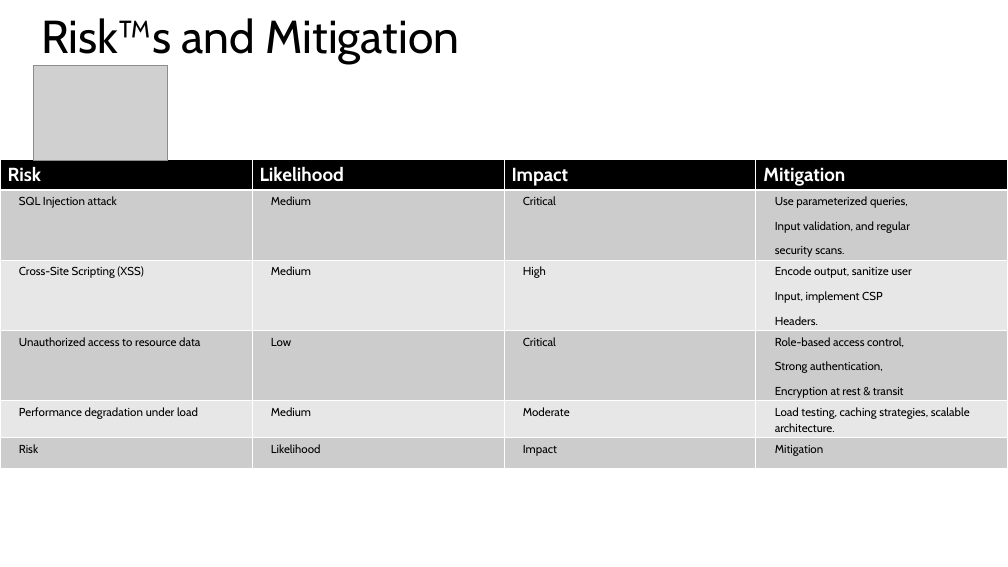
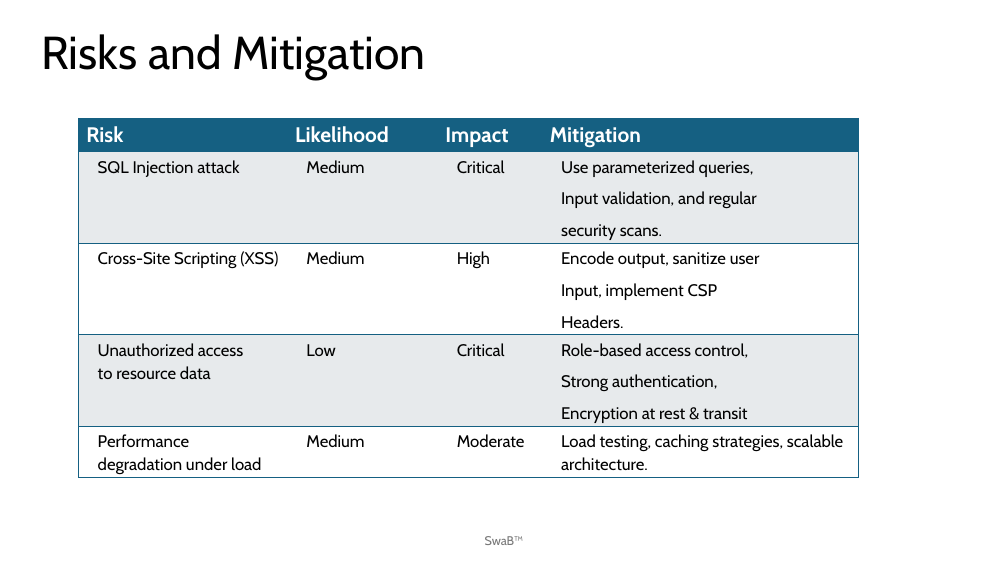
Before and after one commit to cwarstler24/NextGenTeamBlue, a slide deck: slide 17 of Documentation/Vision Document PowerPoint.pptx (slide 13 before the commit). Drawn at 1008x567 pixels with LibreOffice and Linux fonts; fonts in the diff are those of the drawing; grey boxes stand for pictures. Boxes give left, top, right and bottom in pixels: in the first picture for what was removed or moved away, otherwise in the second. Text is boxed around its words. In the diff, an @@ line names an element or a change of style, - is before the commit and + after.

```diff
--- a/Documentation/Vision Document PowerPoint.pptx
+++ b/Documentation/Vision Document PowerPoint.pptx
@@ title at [41,34,426,80]: text changed @@
-Risk™s and Mitigation
+Risks and Mitigation
@@ picture removed at [34,66,168,161] @@
@@ table at [79,119,858,479] @@
-row 6: Risk | Likelihood | Impact | Mitigation
@@ table: place and size @@
-table at [0,160,1007,463]
+table at [79,119,858,479]
@@ text added at [485,536,524,545], 12 pt, text #797979 @@
+SwaB™
```
Also in this commit, not shown: 12 other slides changed, 5 slides added, 1 slide removed, 2 other files.
